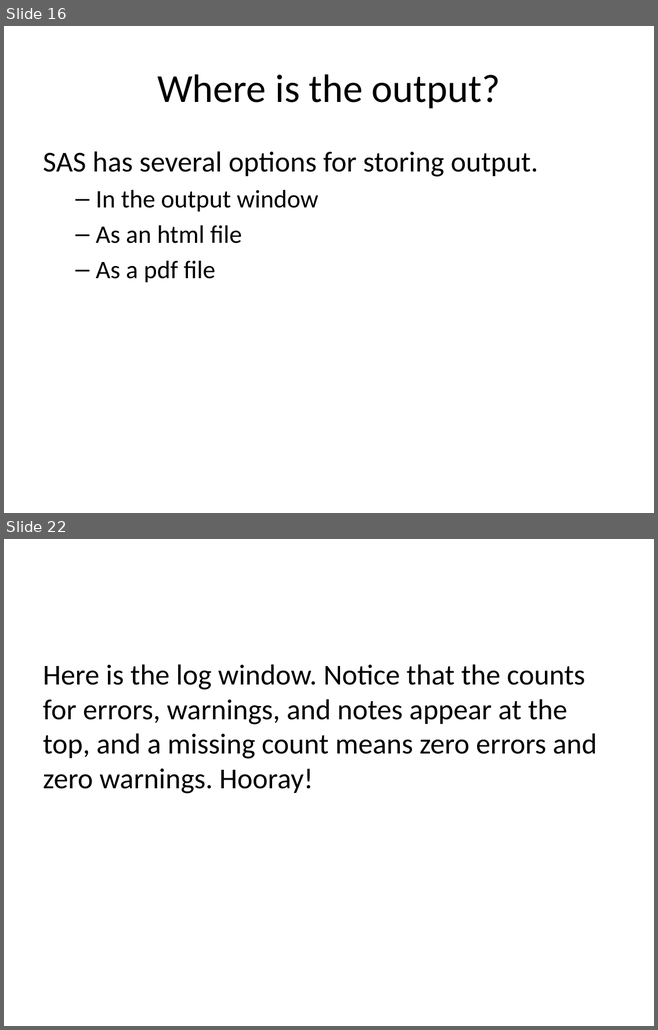
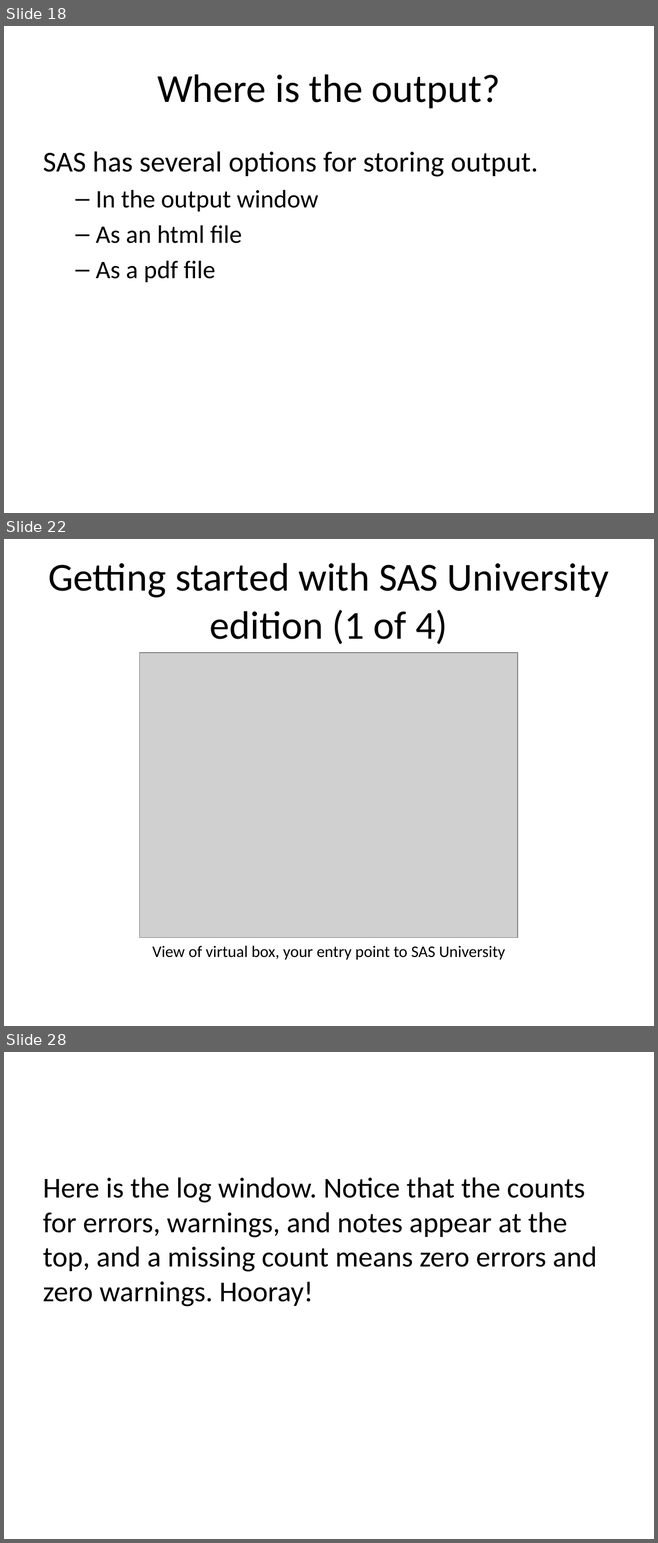
Before and after one commit to pmean/introduction-to-SAS, a slide deck: part0/src/getting-started.pptx. Shown one above the other, each under a label of ours: slides 16 and 22 before the commit, slides 18, 22 and 28 after it; the slides between them are not shown. The pictures are 658x1030 and 658x1543 pixels, drawn with LibreOffice and Linux fonts; fonts in the diff are those of the drawing; grey boxes stand for pictures. Boxes give left, top, right and bottom in pixels: in the first picture for what was removed or moved away, otherwise in the second. Text is boxed around its words. In the diff, an @@ line names an element or a change of style, - is before the commit and + after.

Commit message:
Finalized getting-started

```diff
--- a/part0/src/getting-started.pptx
+++ b/part0/src/getting-started.pptx
@@ slide 22 added at (x1=4, y1=539, x2=654, y2=1026), background #FFFFFF @@
@@ title added at (x1=48, y1=563, x2=609, y2=645), 44 pt, text #000000 @@
+Getting started with SAS University edition (1 of 4)
@@ picture added at (x1=139, y1=653, x2=517, y2=938) @@
@@ text added at (x1=152, y1=946, x2=505, y2=960), 18 pt, text #000000 @@
+View of virtual box, your entry point to SAS University
@@ what was slide 16 is now slide 18 @@
@@ what was slide 22 is now slide 28 @@
```
Also in this commit, not shown: 3 slides changed, 22 other slides added, 16 slides removed, 3 other files.
